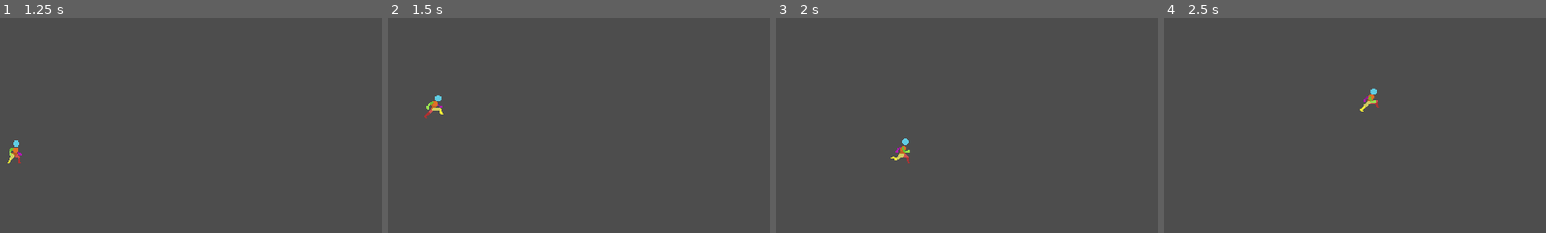
Above: before the commit, frames 1-4 (left to right).
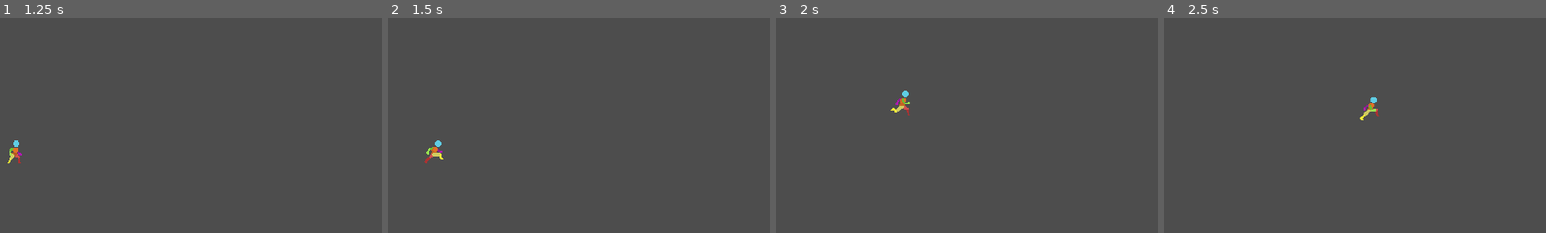
Above: after the commit, the same moments.

Repository: SJCooper/Prototype1
Game: Godot game, scene res://Assets/Scenes/Menus/start_menu.tscn
Two runs of this game, one before a commit and one after it. Both use one fixed random seed, a clock stepped at 60 frames per second and the inputs below.
Inputs:
- Up to frame 1 (1.25 s): click "PLAY" at 0.5 s
- Up to frame 2 (1.5 s): tap Enter (ui_accept) at 1.25, 1.35 s; hold Right (ui_right) from 1.28 s (still down)
- Up to frame 3 (2 s): keep holding Right (ui_right); tap Space (Jump, bound only after the commit) at 1.52, 1.55, 1.82 s
- Up to frame 4 (2.5 s): keep holding Right (ui_right); tap Space (Jump, bound only after the commit) at 2.1, 2.27 s; tap Enter (ui_accept) at 2.3 s
The pictures show only the part of the screen within x 48-98%, y 20-70%; the shares and areas given below are measured in that part.

Frame 1 is identical in both runs. In frame 2, 0.4% of the frame differs, in the area x 9-15%, y 36-68%; in frame 3, 0.4%, in the area x 30-35%, y 33-68%; in frame 4, 0.3%.

Commit message:
move jump to space on input actions
move jump to space on input actions

Diff:
--- a/Assets/Scripts/player.gd
+++ b/Assets/Scripts/player.gd
@@ -16,7 +16,7 @@
 
 
 	# Handle jump.
-	if Input.is_action_just_pressed("ui_accept") and is_on_floor():
+	if Input.is_action_just_pressed("Jump") and is_on_floor():
 		velocity.y = JUMP_VELOCITY
 
 	# Get the input direction and handle the movement/deceleration.
--- a/project.godot
+++ b/project.godot
@@ -39,6 +39,11 @@
 "events": [Object(InputEventKey,"resource_local_to_scene":false,"resource_name":"","device":-1,"window_id":0,"alt_press …(182 unchanged characters)…
 ]
 }
+Jump={
+"deadzone": 0.5,
+"events": [Object(InputEventKey,"resource_local_to_scene":false,"resource_name":"","device":-1,"window_id":0,"alt_pressed":false,"shift_pressed":false,"ctrl_pressed":false,"meta_pressed":false,"pressed":false,"keycode":0,"physical_keycode":32,"key_label":0,"unicode":32,"echo":false,"script":null)
+]
+}
 
 [rendering]
 
